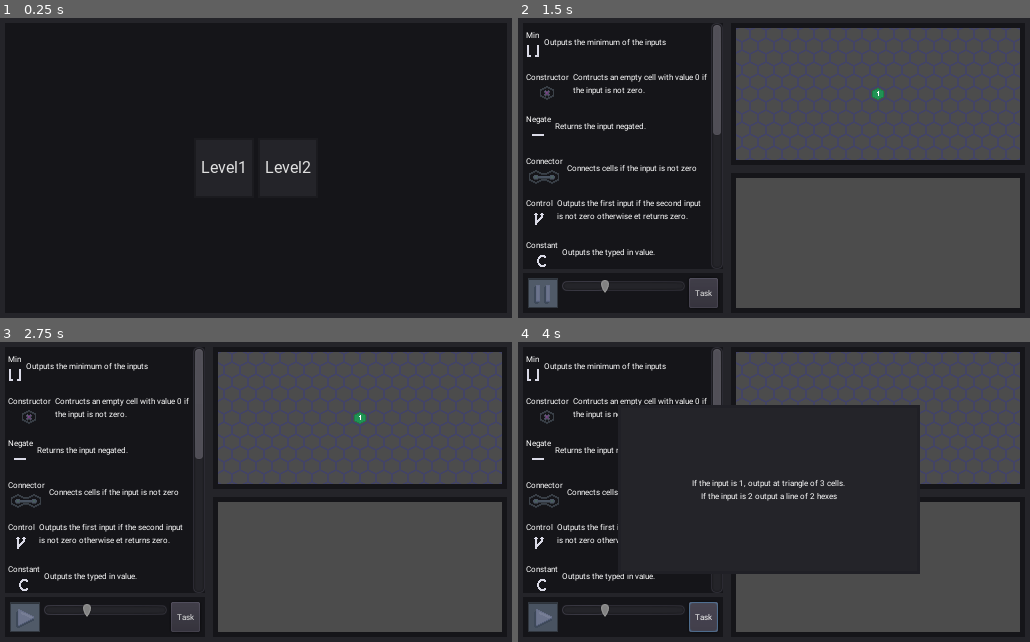
Above: before the commit, frames 1-4 (two rows, left to right).
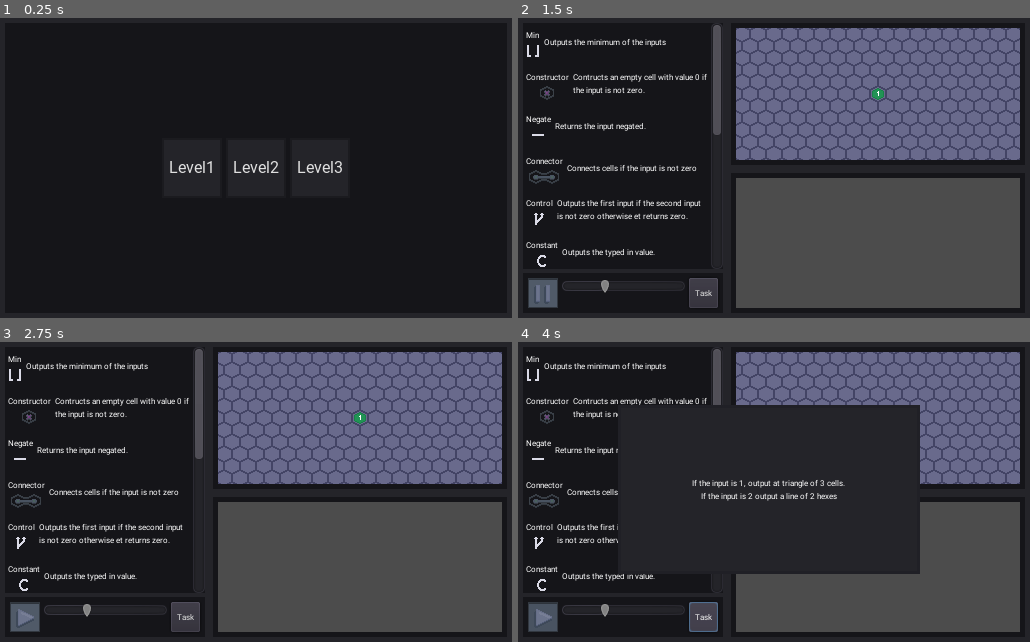
Above: after the commit, the same moments.

Repository: siffer331/Zachtronic
Game: Godot game, scene res://SRC/UI/LevelSelect.tscn
Same seed, same stepped clock (60 frames per second), same inputs: the game is played once before the commit and once after it.
Inputs (mouse positions are in pixels of both pictures, inside the frame that each line leads up to):
- Up to frame 1 (0.25 s): no input
- Up to frame 2 (1.5 s): click "Level2" at 0.5 s; click (543, 294) at 1.25 s
- Up to frame 3 (2.75 s): click (25, 618) at 2 s
- Up to frame 4 (4 s): click "Task" at 2.75 s; click "Task" at 3.5 s

The runs differ from the first frame. In frame 1, 0.7% of the frame differs, in the area x 33-67%, y 47-52%; in frame 2, 19%, in the area x 42-99%, y 3-48%; in frame 3, 19%; in frame 4, 12%.

Commit message:
Stuff donegit add -A! aka klar til aflevering

Diff:
--- a/Data/Connector.tres
+++ b/Data/Connector.tres
@@ -16,4 +16,4 @@
 colour = Color( 0.258824, 0.25098, 0.352941, 1 )
 solid = false
 calc = false
-priority = 3
+priority = 1
--- a/Data/Mover.tres
+++ b/Data/Mover.tres
@@ -16,4 +16,4 @@
 colour = Color( 0.258824, 0.12549, 0.266667, 1 )
 solid = true
 calc = false
-priority = 2
+priority = 3
--- a/Data/Rotater.tres
+++ b/Data/Rotater.tres
@@ -16,4 +16,4 @@
 colour = Color( 0.380392, 0.341176, 0.270588, 1 )
 solid = false
 calc = false
-priority = 1
+priority = 2
--- /dev/null
+++ b/Levels/Level3.tres
@@ -0,0 +1,11 @@
+[gd_resource type="Resource" load_steps=2 format=2]
+
+[ext_resource path="res://SRC/Level/Data/LevelData.gd" type="Script" id=1]
+
+[resource]
+script = ExtResource( 1 )
+input_shape = [ Vector3( 0, 0, 0 ) ]
+input_values = [ [ 2 ], [ 1 ], [ 4 ], [ 7 ], [ 3 ], [ 10 ] ]
+output_shapes = [ [ Vector3( 0, 0, 0 ), Vector3( 1, 0, -1 ) ], [ Vector3( 0, 0, 0 ) ], [ Vector3( 0, 0, 0 ), Vector3( 1, 0, -1 ), Vector3( 2, 0, -2 ), Vector3( 3, 0, -3 ) ], [ Vector3( 0, 0, 0 ), Vector3( 1, 0, -1 ), Vector3( 2, 0, -2 ), Vector3( 3, 0, -3 ), Vector3( 4, 0, -4 ), Vector3( 5, 0, -5 ), Vector3( 6, 0, -6 ) ], [ Vector3( 0, 0, 0 ), Vector3( 1, 0, -1 ), Vector3( 2, 0, -2 ) ], [ Vector3( 0, 0, 0 ), Vector3( 1, 0, -1 ), Vector3( 2, 0, -2 ), Vector3( 3, 0, -3 ), Vector3( 4, 0, -4 ), Vector3( 5, 0, -5 ), Vector3( 6, 0, -6 ), Vector3( 7, 0, -7 ), Vector3( 8, 0, -8 ), Vector3( 9, 0, -9 ) ] ]
+output_values = [ [ 100, 100 ], [ 100 ], [ 100, 100, 100, 100 ], [ 100, 100, 100, 100, 100, 100, 100 ], [ 100, 100, 100 ], [ 100, 100, 100, 100, 100, 100, 100, 100, 100, 100 ] ]
+task = "Make a line with length the value of the input."
--- a/SRC/Level/LevelUI.gd
+++ b/SRC/Level/LevelUI.gd
@@ -7,6 +7,7 @@
 var playing: bool setget _set_playing
 var level_index := 0
 var error := false
+var place_input := false
 
 func _ready() -> void:
 	manager = get_node(manager_path)
@@ -44,14 +45,16 @@
 	world_machine.connect("delete", self, "_on_WorldMachine_delete")
 
 
-func _on_Machine_delete(machine: Machine) -> void:
-	world.delete_machine(machine.other)
-	manager.delete_machine(machine)
+func _on_Machine_delete(machine) -> void:
+	if manager.can_delete() and world.can_delete() and not playing:
+		world.delete_machine(machine.other)
+		manager.delete_machine(machine)
 
 
 func _on_WorldMachine_delete(machine: WorldMachine) -> void:
-	manager.delete_machine(machine.other)
-	world.delete_machine(machine)
+	if manager.can_delete() and world.can_delete() and not playing:
+		manager.delete_machine(machine.other)
+		world.delete_machine(machine)
 
 
 func _on_Play_pressed() -> void:
@@ -66,7 +69,8 @@
 			error = false
 			self.playing = true
 			world.stop()
-			_make_input(0)
+			world.cycles = 0
+			place_input = true
 			_on_World_done()
 	else:
 		self.playing = false
@@ -96,6 +100,9 @@
 func _on_World_done() -> void:
 	if error:
 		return
+	if place_input:
+		_make_input(level_index)
+		place_input = false
 	manager.handle_calculations()
 	manager.interact(world)
 	world.start()
@@ -117,16 +124,16 @@
 
 
 func _on_World_output(shape: Array, values: Array, cell_id: int) -> void:
+	print(values)
 	if world.compare_shapes(shape, values, GM.level.output_shapes[level_index], GM.level.output_values[level_index]):
 		level_index += 1
-		print("k ", level_index)
 		if level_index == len(GM.level.input_values):
 			error = true
-			$Popup/Panel/Center/Label.text = "You win the level!"
+			$Popup/Panel/Center/Label.text = "You won the level!\nCycles: " + str(world.cycles) + " Machines: " + str(len(manager.machines))
 			$Popup.popup()
 		else:
 			world.clear_cell(cell_id)
-			_make_input(level_index)
+			place_input = true
 	else:
 		error = true
 		_on_World_error("Wrong output")
--- a/SRC/Level/Panel/MachineManager.gd
+++ b/SRC/Level/Panel/MachineManager.gd
@@ -38,6 +38,12 @@
 		dragging.setup(_get_mouse())
 
 
+func can_delete() -> bool:
+	if dragging or holding:
+		return false
+	return true
+
+
 func _unhandled_input(event: InputEvent) -> void:
 	if dragging and event.is_action_released("pickup"):
 		wires.erase(dragging.start)
@@ -60,8 +66,6 @@
 
 
 func delete_machine(machine: Machine) -> void:
-	if locked:
-		return
 	set_machine_space(machine, false)
 	for plug in machine.plugs:
 		if plug in wires:
@@ -181,6 +185,8 @@
 		holding.modulate = grabing_colour
 		set_machine_space(holding, false)
 	else:
+		if locked:
+			return
 		machine.z_index = 0
 		if is_space_used(_get_coord(holding.position), holding.size):
 			holding.position = holding_start_coord*Machine.GRID_SIZE
@@ -200,6 +206,8 @@
 		dragging = wires[plug]
 		wires.erase(plug)
 	else:
+		if locked:
+			return
 		var wire = Wire.new()
 		add_child(wire)
 		wires[plug] = wire
@@ -208,7 +216,9 @@
 
 
 func _on_plug_dropped(plug: Plug, machine: Machine) -> void:
-	if dragging.start.get_parent() == plug.get_parent() or dragging.start.type == plug.type:
+	if locked:
+		return
+	if dragging.start.get_parent() == plug.get_parent() or dragging.start.type == plug.type or plug in wires:
 		wires.erase(dragging.start)
 		dragging.queue_free()
 		return
@@ -244,8 +254,8 @@
 
 func _init_mouse(var from: Vector2 = Vector2.ZERO) -> void:
 	speed = 512/get_viewport().get_parent().get_viewport().size.x
-	start = get_viewport().get_mouse_position()*speed - from
+	start = get_viewport().get_mouse_position()*speed*$MoveableCamera.zoom - from
 
 
 func _get_mouse() -> Vector2:
-	return get_viewport().get_mouse_position()*speed - start
+	return get_viewport().get_mouse_position()*speed*$MoveableCamera.zoom - start
--- a/SRC/Level/Panel/Panel.tscn
+++ b/SRC/Level/Panel/Panel.tscn
@@ -11,3 +11,6 @@
 [node name="MoveableCamera" type="Camera2D" parent="."]
 current = true
 script = ExtResource( 3 )
+zoom_factor = 1.25
+min_zoom = 0.25
+can_zoom = true
--- a/SRC/Level/World/World.gd
+++ b/SRC/Level/World/World.gd
@@ -19,8 +19,12 @@
 var machines := {}
 var speed := 1.0
 var start := Vector2.ZERO
+var drag_rotations := 0
 var changes := [[],[]]
 var locked := false
+var cycles := 0
+var exports := []
+var deletions := []
 
 var dragging: WorldMachine = null
 var dragging_from := Vector3.ZERO
@@ -35,12 +39,16 @@
 			time = 1.0
 			playing = false
 		for id in translations:
+			if not id in cells:
+				continue
 			cells[id].position = lerp(
 				WorldMachine.coord_to_world(cells[id].coord-translations[id]),
 				WorldMachine.coord_to_world(cells[id].coord),
 				time
 			)
 		for id in rotations:
+			if not id in cells:
+				continue
 			cells[id].rotation = lerp(0, PI*rotations[id]/3, time)
 		if not playing:
 			for id in rotations:
@@ -49,6 +57,16 @@
 				cells[id].rotation = 0
 			translations.clear()
 			rotations.clear()
+			cycles += 1
+			for ar in exports:
+				var coord = get_point_on_line(ar[0], ar[1])
+				export_coord(coord)
+			exports = []
+			for ar in deletions:
+				var coord = get_point_on_line(ar[0], ar[1])
+				if coord in positions:
+					clear_cell(positions[coord])
+			deletions = []
 			emit_signal("done")
 	if dragging:
 		var coord := WorldMachine.world_to_coord(_get_mouse())
@@ -60,12 +78,20 @@
 			dragging.modulate = invalid_colour
 
 
+func can_delete() -> bool:
+	if dragging:
+		return false
+	return true
+
+
 func _input(event: InputEvent) -> void:
 	if dragging:
 		if event.is_action_pressed("scroll_down"):
 			dragging.rotate_machine(1)
+			drag_rotations += 1
 		if event.is_action_pressed("scroll_up"):
 			dragging.rotate_machine(-1)
+			drag_rotations -= 1
 
 
 func make_input(shape: Array, value: Array) -> void:
@@ -82,7 +108,7 @@
 
 
 func get_cell(pos: Vector3) -> Cell:
-	if pos in positions:
+	if pos in positions and positions[pos] in cells:
 		return cells[positions[pos]].cells[pos-cells[positions[pos]].coord]
 	return null
 
@@ -190,9 +216,12 @@
 
 
 func join_cells(cell_id_a: int, cell_id_b: int) -> void:
+	if not cell_id_a in cells or not cell_id_b in cells:
+		return
 	if cell_id_a != cell_id_b:
 		var cell_a: Group = cells[cell_id_a]
 		var cell_b: Group = cells[cell_id_b]
+		clear_cell(cell_id_b)
 		for pos in cell_b.cells:
 			var child = cell_b.cells[pos]
 			cell_a.cells[pos + cell_b.coord - cell_a.coord] = child
@@ -201,10 +230,32 @@
 			cell_b.remove_child(child)
 			cell_a.add_child(child)
 			child.global_position = child_pos
-		clear_cell(cell_id_b)
-
-
-func output_position(coord: Vector3) -> void:
+
+
+func output_position(coord: Vector3, dir: Vector3) -> void:
+	exports.append([coord, dir])
+
+
+func clear_cell(cell_id: int, free := true) -> void:
+	if not cell_id in cells:
+		return
+	for coord in cells[cell_id].cells:
+		positions.erase(coord + cells[cell_id].coord)
+	if free:
+		cells[cell_id].queue_free()
+	cells.erase(cell_id)
+
+
+func delete_position(coord: Vector3, dir: Vector3) -> void:
+	deletions.append([coord, dir])
+
+
+func join_positions(pos_a: Vector3, pos_b: Vector3) -> void:
+	if pos_a in positions and pos_b in positions:
+		join_cells(positions[pos_a], positions[pos_b])
+
+
+func export_coord(coord: Vector3) -> void:
 	if coord in positions:
 		var shape := []
 		var values := []
@@ -213,25 +264,6 @@
 			shape.append(pos)
 			values.append(group.cells[pos].value)
 		emit_signal("output", shape, values, positions[coord])
-
-
-func clear_cell(cell_id: int) -> void:
-	if not cell_id in cells:
-		return
-	for coord in cells[cell_id].cells:
-		positions.erase(coord + cells[cell_id].coord)
-	cells[cell_id].queue_free()
-	cells.erase(cell_id)
-
-
-func delete_position(coord: Vector3) -> void:
-	if coord in positions:
-		clear_cell(positions[coord])
-
-
-func join_positions(pos_a: Vector3, pos_b: Vector3) -> void:
-	if pos_a in positions and pos_b in positions:
-		join_cells(positions[pos_a], positions[pos_b])
 
 
 func start() -> void:
@@ -272,8 +304,12 @@
 		dragging = machine
 		dragging.modulate = grabing_colour
 		dragging_from = machine.coord
+		drag_rotations = 0
 	else:
+		if locked:
+			return
 		if not _is_free(machine.coord, machine.shape):
+			machine.rotate_machine(-drag_rotations)
 			machine.coord = dragging_from
 		machine.position = WorldMachine.coord_to_world(machine.coord)
 		for point in machine.shape:
@@ -287,7 +323,7 @@
 
 func get_point_on_line(from: Vector3, dir: Vector3) -> Vector3:
 	var best := from
-	var score = 2000000
+	var score := 2000000
 	for pos in positions:
 		var d = _is_on_line(pos, from, dir)
 		if d > 0 and d < score:
--- a/SRC/Machines/Scripts/Exporter.gd
+++ b/SRC/Machines/Scripts/Exporter.gd
@@ -12,6 +12,6 @@
 
 func interact(world: WorldManager) -> void:
 	if value > 0:
-		world.output_position(world.get_point_on_line(coord, world.dirs[self.frame]))
+		world.output_position(coord, world.dirs[self.frame])
 	if value < 0:
-		world.delete_position(world.get_point_on_line(coord, world.dirs[self.frame]))
+		world.delete_position(coord, world.dirs[self.frame])
--- a/SRC/Machines/Scripts/Reader.gd
+++ b/SRC/Machines/Scripts/Reader.gd
@@ -9,6 +9,7 @@
 func get_output() -> void:
 	var cell = get_parent().get_cell(coord)
 	other.plugs[2].value = 0
+	other.plugs[1].value = 0
 	if cell:
 		other.plugs[1].value = cell.value
 		other.plugs[2].value = 1
--- a/SRC/Util/Camera.gd
+++ b/SRC/Util/Camera.gd
@@ -15,7 +15,7 @@
 func _process(delta: float) -> void:
 	if is_panning:
 		#print(focus_point - get_global_mouse_position(), " ", position)
-		position = focus_point - get_viewport().get_mouse_position()*speed
+		position = focus_point - get_viewport().get_mouse_position()*speed*zoom
 
 
 func _input(event: InputEvent, other = false) -> void:
@@ -23,15 +23,15 @@
 		if event.is_action_pressed("pan"):
 			is_panning = true
 			speed = 512/get_viewport().get_parent().get_viewport().size.x
-			focus_point = get_viewport().get_mouse_position()*speed + position
+			focus_point = get_viewport().get_mouse_position()*speed*zoom + position
 		if event.is_action_released("pan"):
 			is_panning = false
 		if event is InputEventMouse and event.is_pressed() and can_zoom:
-			var distance: Vector2 = get_parent().get_local_mouse_position() - position
+			#var distance: Vector2 = get_parent().get_local_mouse_position() - position
 			var old_scale := zoom.x
 			if event.button_index == BUTTON_WHEEL_UP:
 				zoom = Vector2(max(min_zoom, old_scale/zoom_factor), max(min_zoom, old_scale/zoom_factor))
-				position += distance*(old_scale/zoom.x-1)
+				#position += distance*(old_scale/zoom.x-1)
 			if event.button_index == BUTTON_WHEEL_DOWN:
 				zoom = Vector2(min(max_zoom, old_scale*zoom_factor), min(max_zoom, old_scale*zoom_factor))
-				position += distance*(old_scale/zoom.x-1)
+				#position += distance*(old_scale/zoom.x-1)
Not shown, changed: .mono/metadata/ide_messaging_meta.txt
Binary file changed: Assets/Background.png
Binary file changed: Assets/Machines/Exporter.aseprite
Binary file changed: Assets/Machines/Exporter.png
Binary file changed: Assets/Machines/ExporterIcon.png
Binary file changed: Assets/Machines/Mover.aseprite
Binary file changed: Assets/Machines/Mover.png
Binary file changed: Assets/Machines/MoverIcon.png
Not shown, added: export_presets.cfg
Not shown, added: Export.zip
Not shown, added: Export/LINUX.pck
Not shown, added: Export/LINUX.x86_64
(and 2 more such lines)
